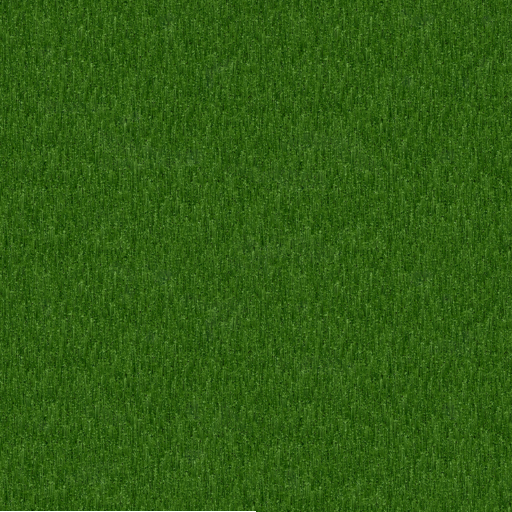
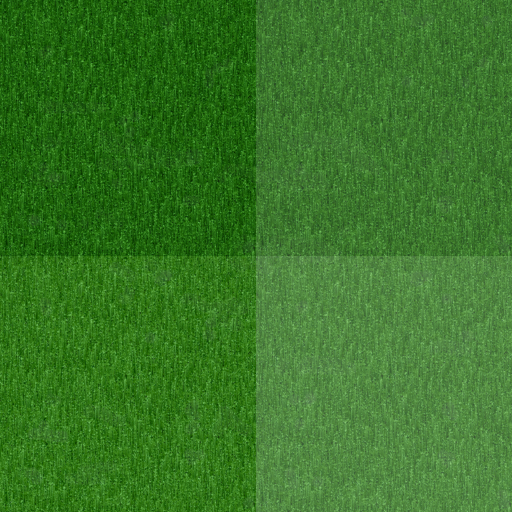
Two versions of the same layered image (512 × 512). Layer-by-layer changes:
added layer "New Layer#3" (soft light, 35%) above "New Layer#2" over 0, 256, 512, 512
added layer "New Layer#2" (luminosity, 13%) above "New Layer#1" over 256, 0, 512, 512
painted on "New Layer#1" over 27, 137, 317, 407
painted on "New Layer" over 24, 126, 511, 510
added layer "grass greener" above "grass dry" over 0, 0, 512, 512
renamed "Background" to "grass dry", painted on it over 0, 0, 512, 512
